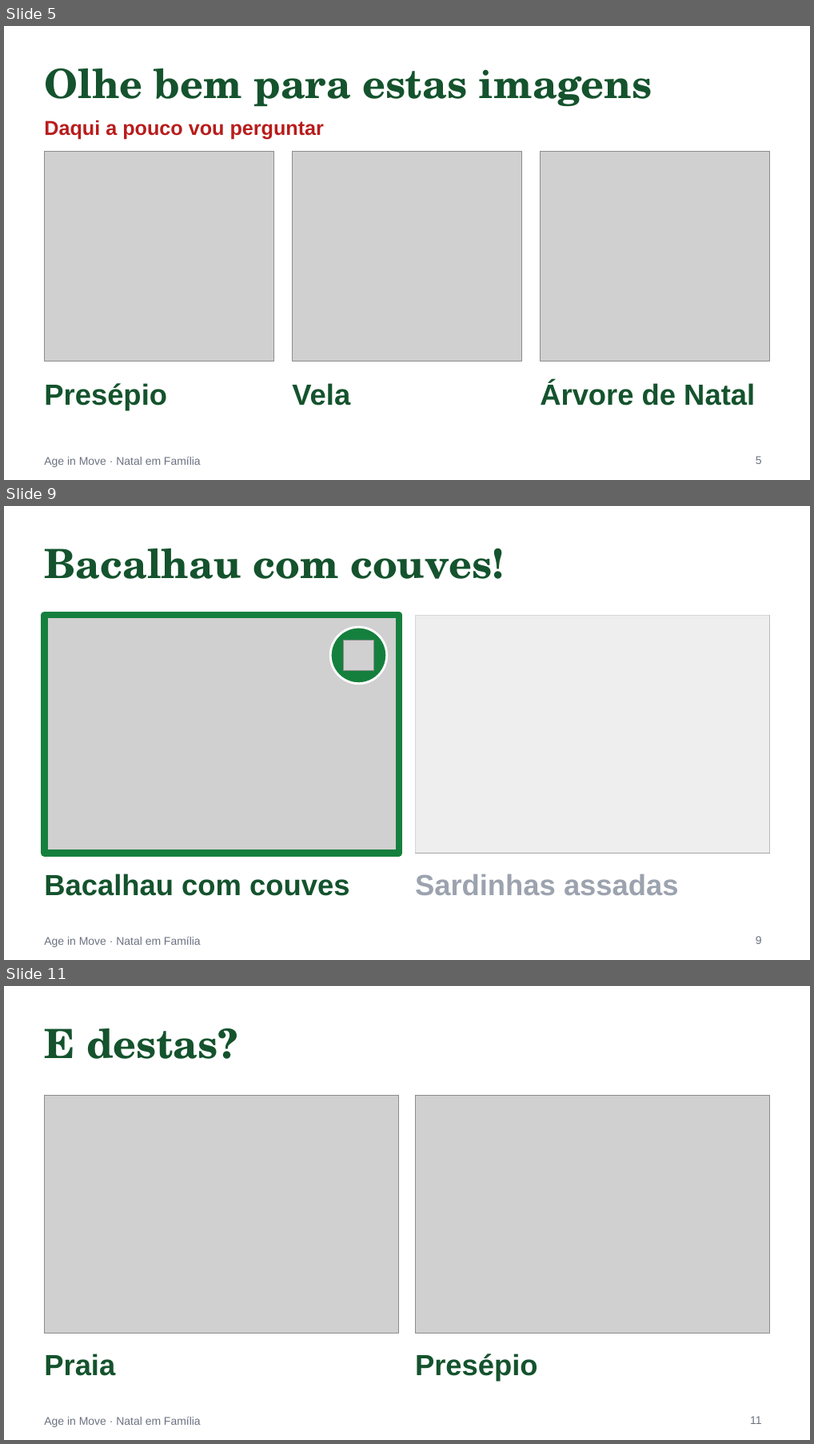
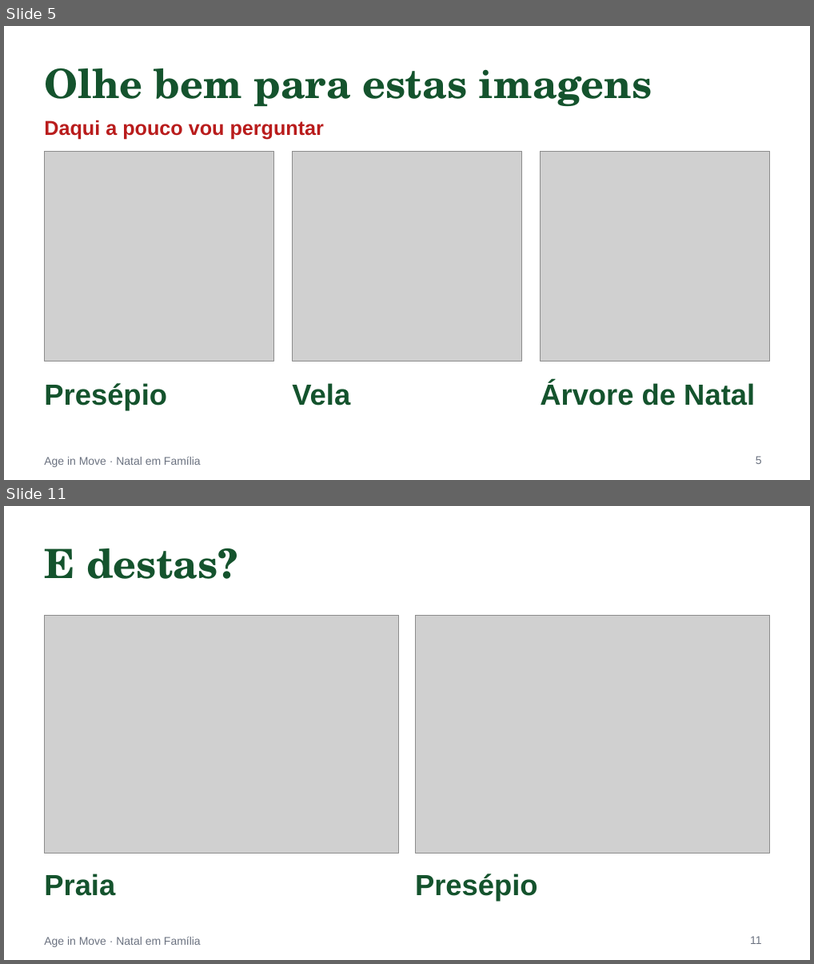
Before and after one commit to ageinmove25-bit/age-in-move-platform, a slide deck: materiais/powerpoints/pptx/v2/natal-em-familia.pptx. Shown one above the other, each under a label of ours: slides 5, 9 and 11 before the commit, slides 5 and 11 after it; the slides between them are not shown. The pictures are 814x1444 and 814x964 pixels, drawn with LibreOffice and Linux fonts; fonts in the diff are those of the drawing; grey boxes stand for pictures. Boxes give left, top, right and bottom in pixels: in the first picture for what was removed or moved away, otherwise in the second. Text is boxed around its words. In the diff, an @@ line names an element or a change of style, - is before the commit and + after.

```diff
--- a/materiais/powerpoints/pptx/v2/natal-em-familia.pptx
+++ b/materiais/powerpoints/pptx/v2/natal-em-familia.pptx
@@ slide 9 removed at bbox=[4, 506, 810, 960], background #FFFFFF; not listed: 1 template element that a slide beside it also shows @@
@@ title removed at bbox=[44, 548, 504, 579] @@
-Bacalhau com couves!
@@ picture removed at bbox=[44, 615, 399, 852] @@
@@ rectangle removed at bbox=[44, 615, 399, 852] @@
@@ picture removed at bbox=[415, 615, 770, 852] @@
@@ rectangle removed at bbox=[415, 615, 770, 852] @@
@@ ellipse removed at bbox=[330, 627, 387, 684] @@
@@ picture removed at bbox=[343, 640, 374, 671] @@
@@ text removed at bbox=[44, 873, 350, 896] @@
-Bacalhau com couves
@@ text removed at bbox=[415, 874, 679, 895] @@
-Sardinhas assadas
@@ page number removed at bbox=[756, 936, 762, 944] @@
-9
```
Also in this commit, not shown: 12 slides changed, 1 slide added, 24 other files.
